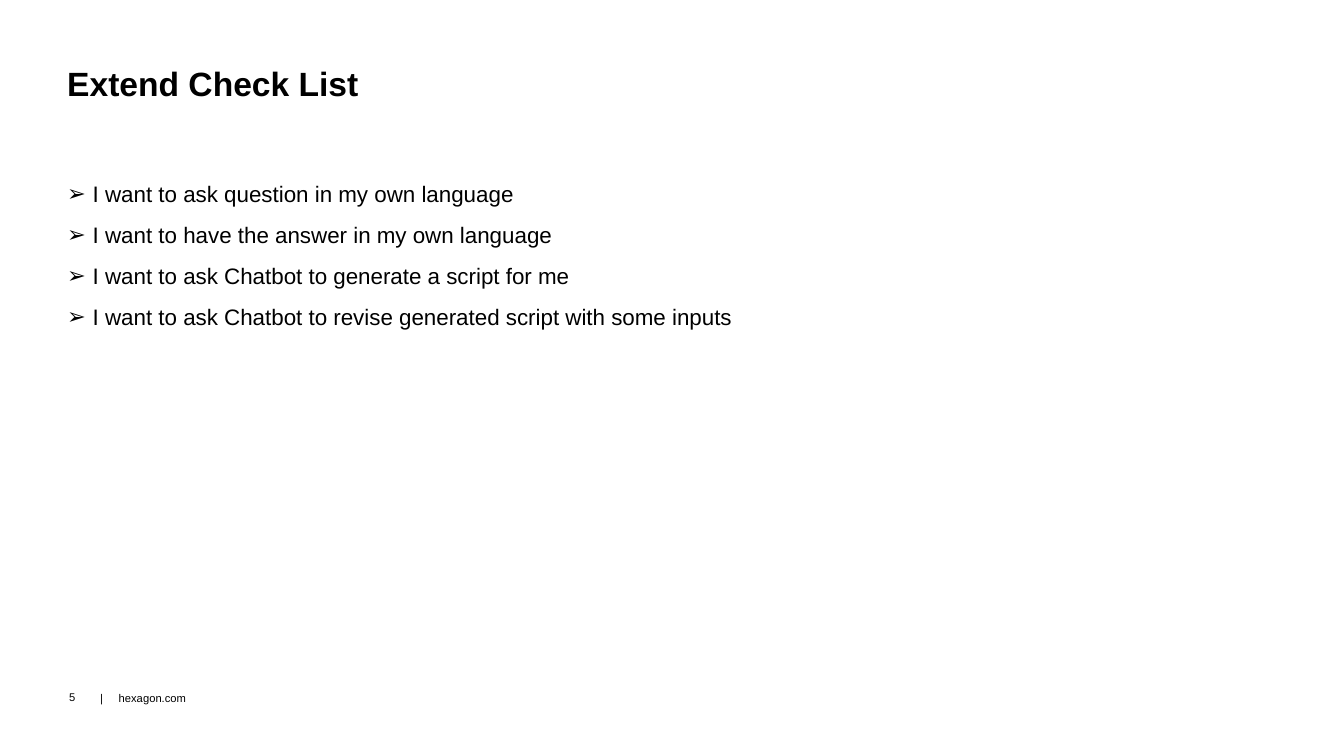
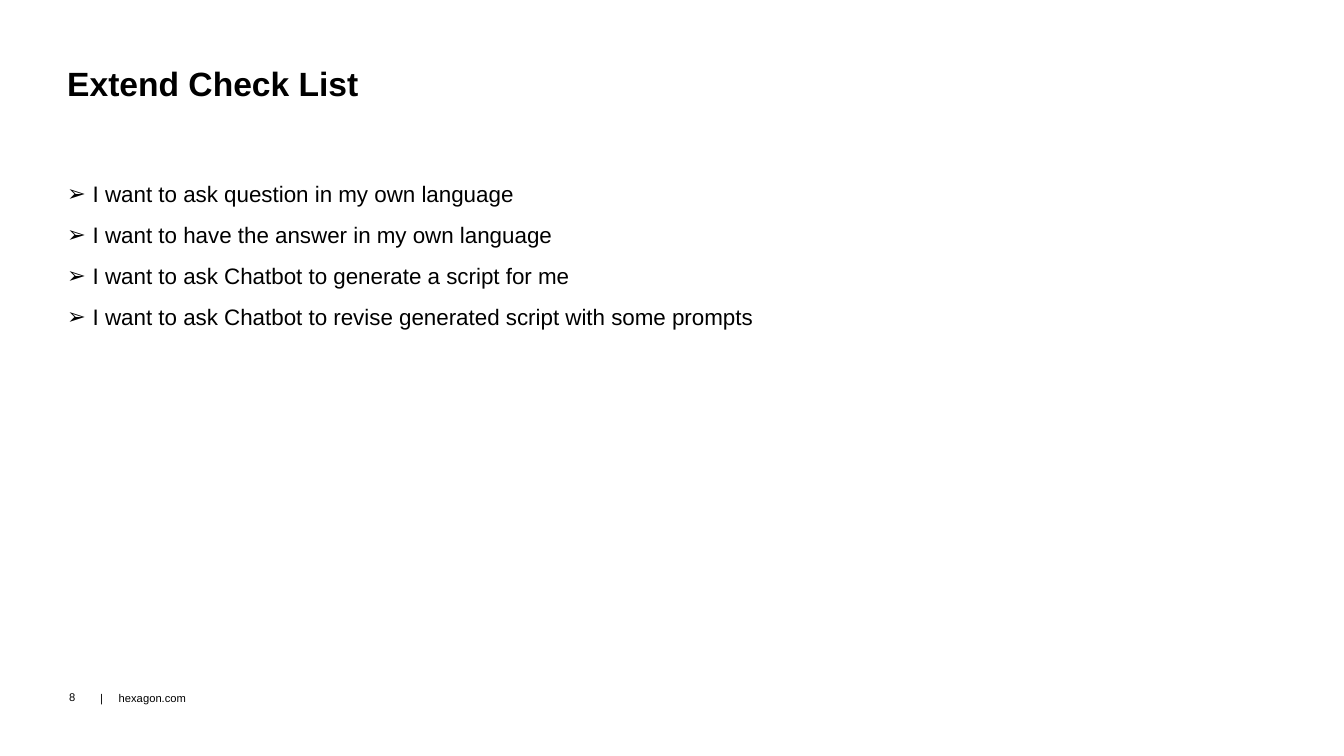
Before and after one commit to dongzgh/protos-vmccopilot, a slide deck: slide 8 of docs/VMC Hackathon 2024 - VMC.Chatbot - Demo.pptx (slide 5 before the commit). Drawn at 1344x756 pixels with LibreOffice and Linux fonts; fonts in the diff are those of the drawing; background and template pictures are left out. Boxes give left, top, right and bottom in pixels: in the first picture for what was removed or moved away, otherwise in the second. Text is boxed around its words. In the diff, an @@ line names an element or a change of style, - is before the commit and + after.

```diff
--- a/docs/VMC Hackathon 2024 - VMC.Chatbot - Demo.pptx
+++ b/docs/VMC Hackathon 2024 - VMC.Chatbot - Demo.pptx
@@ text at [93,308,753,330]: text changed @@
-➢ I want to ask Chatbot to revise generated script with some inputs
+➢ I want to ask Chatbot to revise generated script with some prompts
```
Also in this commit, not shown: 3 other slides changed, 3 slides added.
